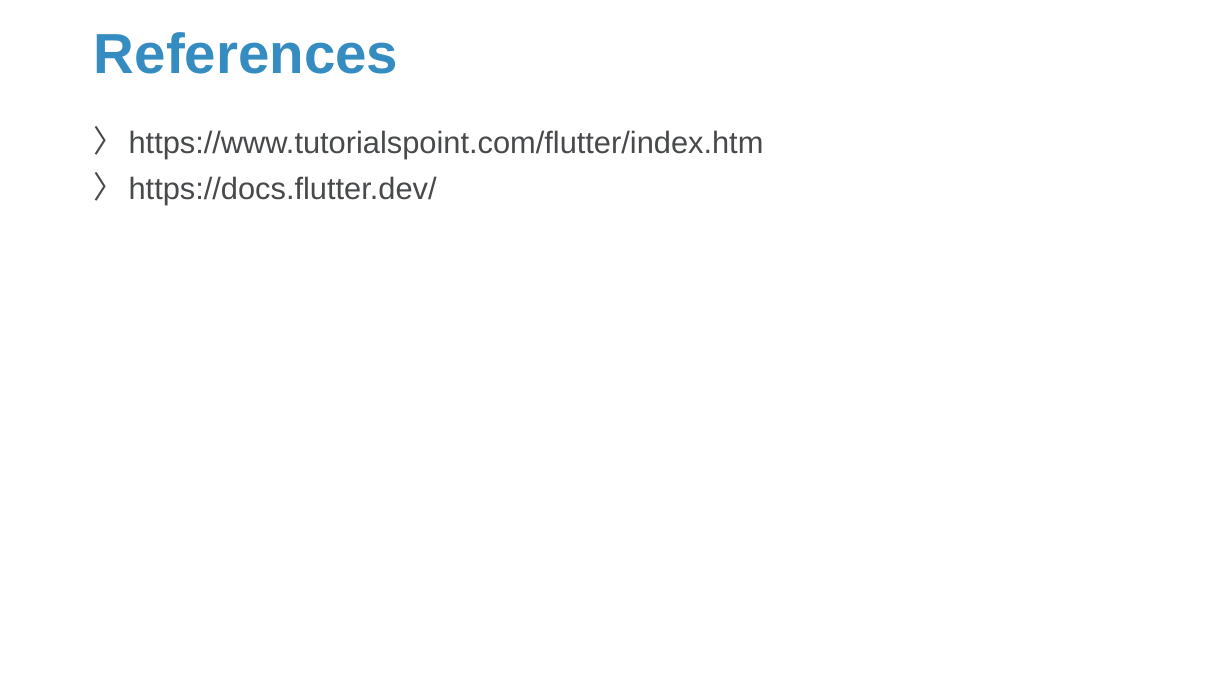
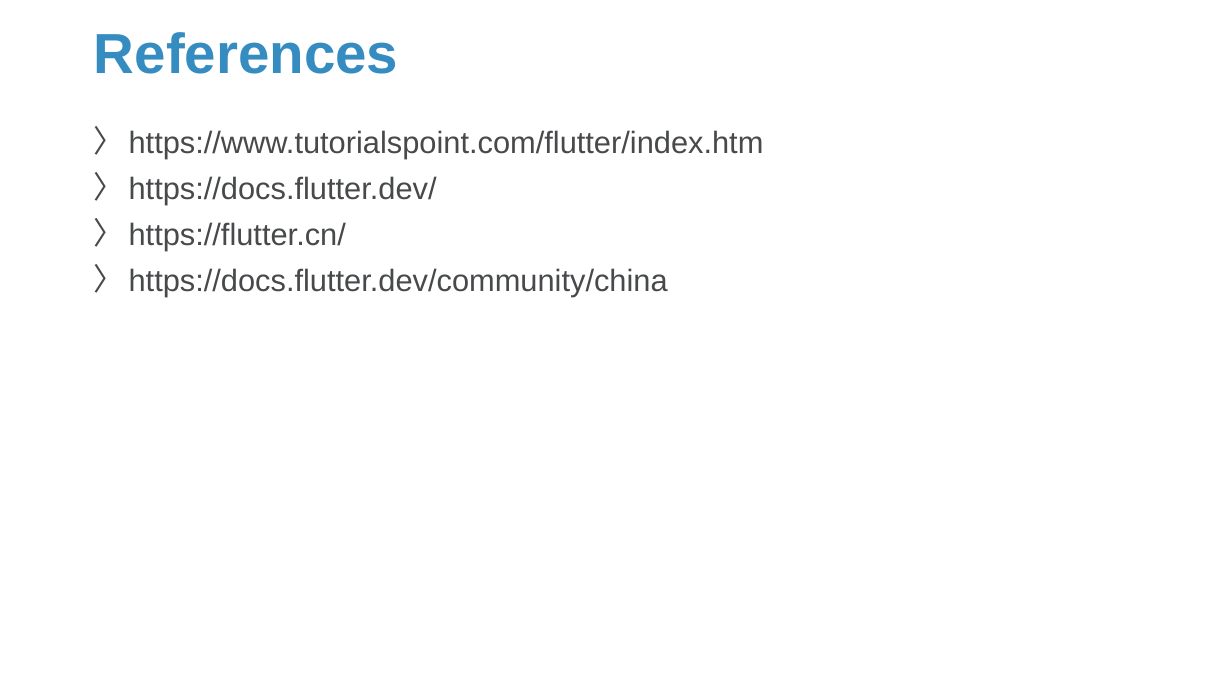
Before and after one commit to Sparks-Lu/TechNotes, a slide deck: slide 3 of Misc/Flutter-Notes.pptx. Drawn at 1232x693 pixels with LibreOffice and Linux fonts; fonts in the diff are those of the drawing; background and template pictures are left out. Boxes give left, top, right and bottom in pixels: in the first picture for what was removed or moved away, otherwise in the second. Text is boxed around its words. In the diff, an @@ line names an element or a change of style, - is before the commit and + after.

```diff
--- a/Misc/Flutter-Notes.pptx
+++ b/Misc/Flutter-Notes.pptx
@@ text at (x1=129, y1=222, x2=668, y2=297): paragraphs added @@
+  〉 https://flutter.cn/
+  〉 https://docs.flutter.dev/community/china
```
Also in this commit, not shown: 1 other slide changed, 24 slides added, 1 slide removed, 8 other files.
